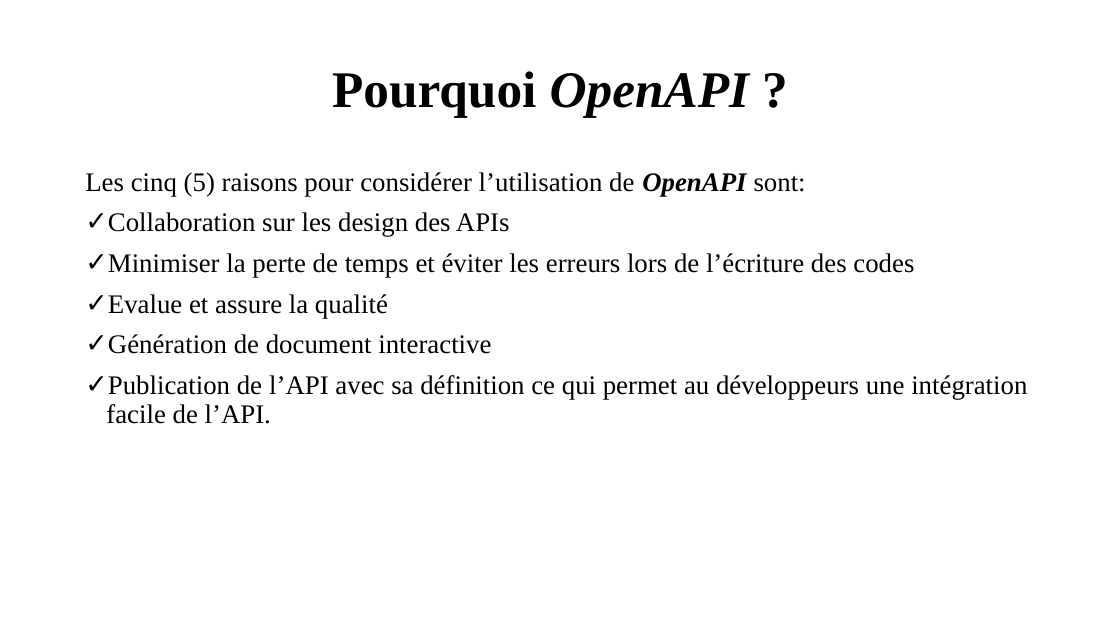
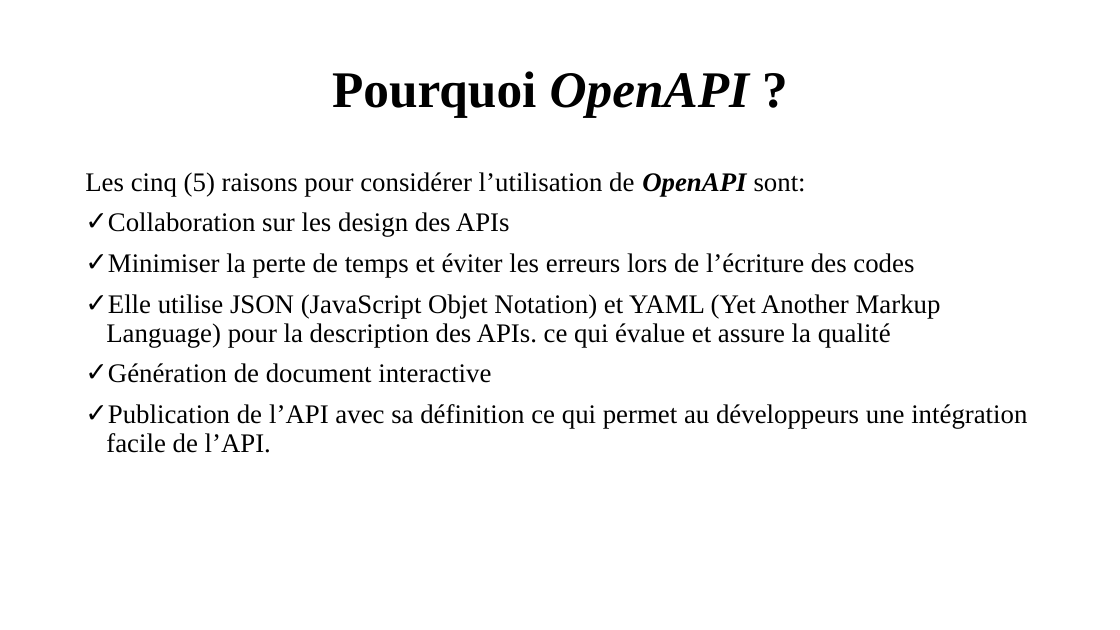
Before and after one commit to OA-Souleymane/MyGitHub-Files, a slide deck: slide 5 of Chapitres/presentationMemoire.pptx. Drawn at 1120x630 pixels with LibreOffice and Linux fonts; fonts in the diff are those of the drawing. Boxes give left, top, right and bottom in pixels: in the first picture for what was removed or moved away, otherwise in the second. Text is boxed around its words. In the diff, an @@ line names an element or a change of style, - is before the commit and + after.

```diff
--- a/Chapitres/presentationMemoire.pptx
+++ b/Chapitres/presentationMemoire.pptx
@@ text at (x1=106, y1=294, x2=941, y2=347): text changed @@
-✓ Evalue et assure la qualité
+✓ Elle utilise JSON (JavaScript Objet Notation) et YAML (Yet Another Markup Language) pour la description des APIs. ce qui évalue et assure la qualité
```
Also in this commit, not shown: 8 other slides changed, 2 slides added, 1 slide removed.
